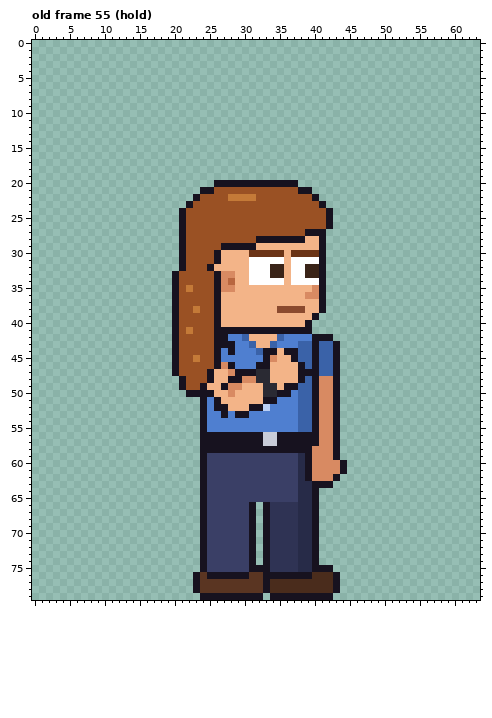
Two versions of one pixel-art file, sprites/custom/custom_intern_long_right_anim.aseprite. This is how it looked before the edit.
64x80 pixels, 123 frames. Colours within 5 levels of each other are drawn and written as one. Shown: old frame 55 (hold). The commit also changed other frames, which this record leaves out.
The result:
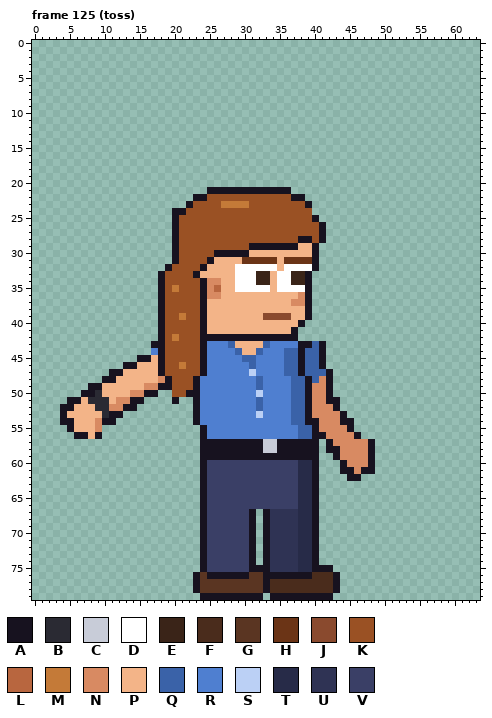
Palette (. is transparent): A #17121f  B #2a2a33  C #c8ccd8  D #ffffff  E #3a2418  F #4a2c1c  G #5a3522  H #6b3416  J #8a4a2e  K #9a5124  L #b8663f  M #c47a38  N #d88a62  P #f3b488  Q #3a62a8  R #4f7fd0  S #bbd0f5  T #272b48  U #2f3354  V #3a3f66
A new or re-ordered frame is compared with the old frame closest to it.
Changes in this commit:
frames 123 -> 129
--- frame 125 (toss) is new; against old frame 55 (hold)
@@ x 0..63 @@
 19 ................................................................
-20 ..........................AAAAAAAAAAAA..........................
-21 ........................AAKKKKKKKKKKKKAA........................
-22 .......................AKKKKMMMMKKKKKKKKA.......................
-23 ......................AKKKKKKKKKKKKKKKKKKA......................
-24 .....................AKKKKKKKKKKKKKKKKKKKKA.....................
-25 .....................AKKKKKKKKKKKKKKKKKKKKA.....................
-26 .....................AKKKKKKKKKKKKKKKKKKKKA.....................
-27 .....................AKKKKKKKKKKKKKKKKKAAA......................
-28 .....................AKKKKKKKKKKAAAAAAAPPA......................
-29 .....................AKKKKKAAAAAPPPPPPPPPA......................
-30 .....................AKKKKAPPPPHHHHHPHHHHA......................
-31 .....................AKKKKAPPPPDDDDDPDDDDA......................
-32 .....................AKKKAPPPPPDDDEEPDDEEA......................
-33 ....................AKKKKKANNPPDDDEEPDDEEA......................
-34 ....................AKKKKKANLPPDDDDDPDDDDA......................
-35 ....................AKMKKKANNPPPPPPPPPPPNA......................
-36 ....................AKKKKKAPPPPPPPPPPPPNNA......................
-37 ....................AKKKKKAPPPPPPPPPPPPPPA......................
-38 ....................AKKMKKAPPPPPPPPJJJJPPA......................
-39 ....................AKKKKKAPPPPPPPPPPPPPA.......................
-40 ....................AKKKKKAPPPPPPPPPPPPA........................
-41 ....................AKMKKKAAAAAAAAAAAAAA........................
-42 ....................AKKKKKAARRQPPPPQRRRRAAA.....................
-43 ....................AKKKKKAAARRQPPQRRRQQAQQA....................
-44 ....................AKKKKKARARRRQAAPAAQQAQQA....................
-45 ....................AKKMKKARRRRRRANPPAQQAQQA....................
-46 ....................AKKKKKANARRRAAPPPPAQAQQA....................
-47 ....................AKKKKAPPNAAABBPPPPAAAQQA....................
-48 .....................AKKKAPPAANNBBPPPPAQANNA....................
-49 .....................AKKAPPANNPPPBBPAAQQANNA....................
-50 ......................AAAAPPNPPPPBBAARQQANNA....................
-51 ........................ARAPPPPPPAARRRQQANNA....................
-52 ........................ARAAPPPAASRRRRQQANNA....................
-53 ........................ARRARAARRRRRRRQQANNA....................
-54 ........................ARRRRRRRRRRRRRQQANNA....................
-55 ........................ARRRRRRRRRRRRRQQANNA....................
-56 ........................AAAAAAAAACCAAAAAANNA....................
-57 ........................AAAAAAAAACCAAAAAANNA....................
-58 ........................AAAAAAAAAAAAAAAANNNA....................
-59 ........................AVVVVVVVVVVVVVTANNNA....................
-60 ........................AVVVVVVVVVVVVVTANNNNA...................
-61 ........................AVVVVVVVVVVVVVTANNNNA...................
-62 ........................AVVVVVVVVVVVVVTANNNA....................
-63 ........................AVVVVVVVVVVVVVTTAAA.....................
+20 ................................................................
+21 .........................AAAAAAAAAAAA...........................
+22 .......................AAKKKKKKKKKKKKAA.........................
+23 ......................AKKKKMMMMKKKKKKKKA........................
+24 ....................AAKKKKKKKKKKKKKKKKKK........................
+25 ....................AKKKKKKKKKKKKKKKKKKKA.......................
+26 ....................AKKKKKKKKKKKKKKKKKKKKA......................
+27 ....................AKKKKKKKKKKKKKKKKKKKKA......................
+28 ....................AKKKKKKKKKKKKKKKKKAAKA......................
+29 ....................AKKKKKKKKKKAAAAAAAPPA.......................
+30 ....................AKKKKKAAAAAPPPPPPPPPA.......................
+31 ....................AKKKKAPPPPHHHHHPHHHHA.......................
+32 ...................AKKKKAPPPPDDDDDDPDDDDA.......................
+33 ..................AKKKKAPPPPPDDDEEPDDEEA........................
+34 ..................AKKKKKANNPPDDDEEPDDEEA........................
+35 ..................AKMKKKANLPPDDDDDPDDDDA........................
+36 ..................AKKKKKANNPPPPPPPPPPPNA........................
+37 ..................AKKKKKAPPPPPPPPPPPPNNA........................
+38 ..................AKKKKKAPPPPPPPPPPPPPPA........................
+39 ..................AKKMKKAPPPPPPPPJJJJPPA........................
+40 ..................AKKKKKAPPPPPPPPPPPPPA.........................
+41 ..................AKKKKKAPPPPPPPPPPPPA..........................
+42 ..................AKMKKKAAAAAAAAAAAAAA..........................
+43 .................AAKKKKKARRRQPPPPQRRRRAAQA......................
+44 .................RAKKKKKARRRRQPPQRRRQQAQQA......................
+45 ...............AAPAKKKKKARRRRRQQRRRRQQAQQA......................
+46 .............AAPPPAKKMKKARRRRRRQRRRRQQAQQA......................
+47 ...........AAPPPPPAKKKKKARRRRRRSRRRRQQAQQQA.....................
+48 ..........AAPPPPPPNAKKKARRRRRRRRQRRRRQQAQNA.....................
+49 ........AAPPPPPPNNAAKKKARRRRRRRRQRRRRQQANNA.....................
+50 .......AABPPPPNNAA..KKAARRRRRRRRSRRRRQQANNA.....................
+51 .....AAPBBBPNNAA....A..ARRRRRRRRQRRRRQQANNAA....................
+52 ....AAPPPBBNNAA........ARRRRRRRRQRRRRQQANNNA....................
+53 ....APPPPPBAA..........ARRRRRRRRSRRRRQQANNNNA...................
+54 ....AAPPPNAA...........ARRRRRRRRRRRRRQQAANNNAA..................
+55 .....APPPN..............ARRRRRRRRRRRRRQQANNNNA..................
+56 ......AAPA..............ARRRRRRRRRRRRRQQAANNNNA.................
+57 ........................AAAAAAAAACCAAAAAA.ANNNNNA...............
+58 ........................AAAAAAAAACCAAAAAA.AANNNNA...............
+59 ........................AAAAAAAAAAAAAAAAA..ANNNNA...............
+60 ........................AVVVVVVVVVVVVVTTA...ANNNA...............
+61 ........................AVVVVVVVVVVVVVTTA...AANAA...............
+62 ........................AVVVVVVVVVVVVVTTA....AA.................
+63 ........................AVVVVVVVVVVVVVTTA.......................
 64 ........................AVVVVVVVVVVVVVTTA.......................
 65 ........................AVVVVVVVVVVVVVTTA.......................
-66 ........................AVVVVVVA.AUUUUTTA.......................
+66 ........................AVVVVVVVVVVVVVTTA.......................
 67 ........................AVVVVVVA.AUUUUTTA.......................
